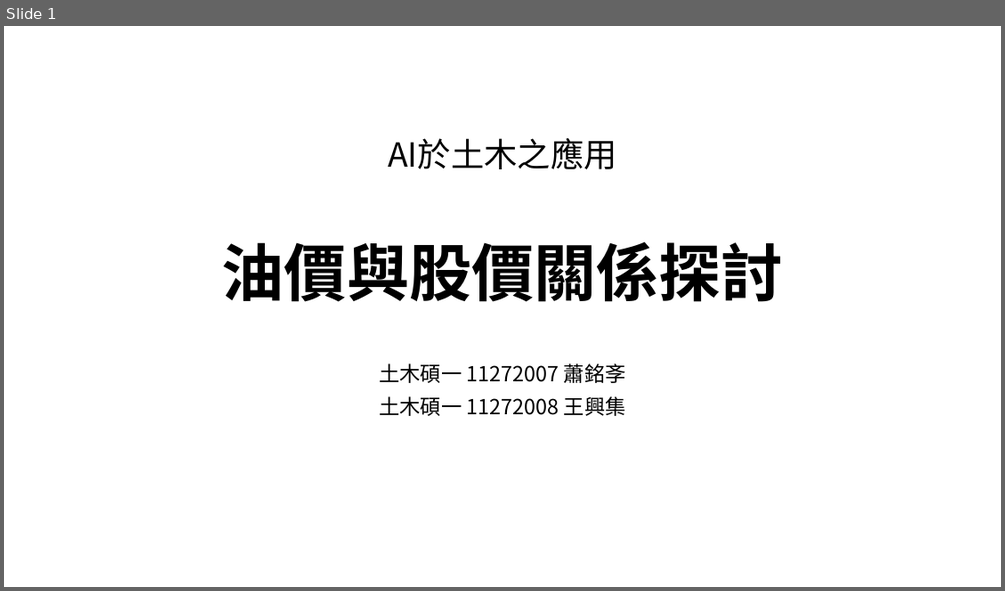
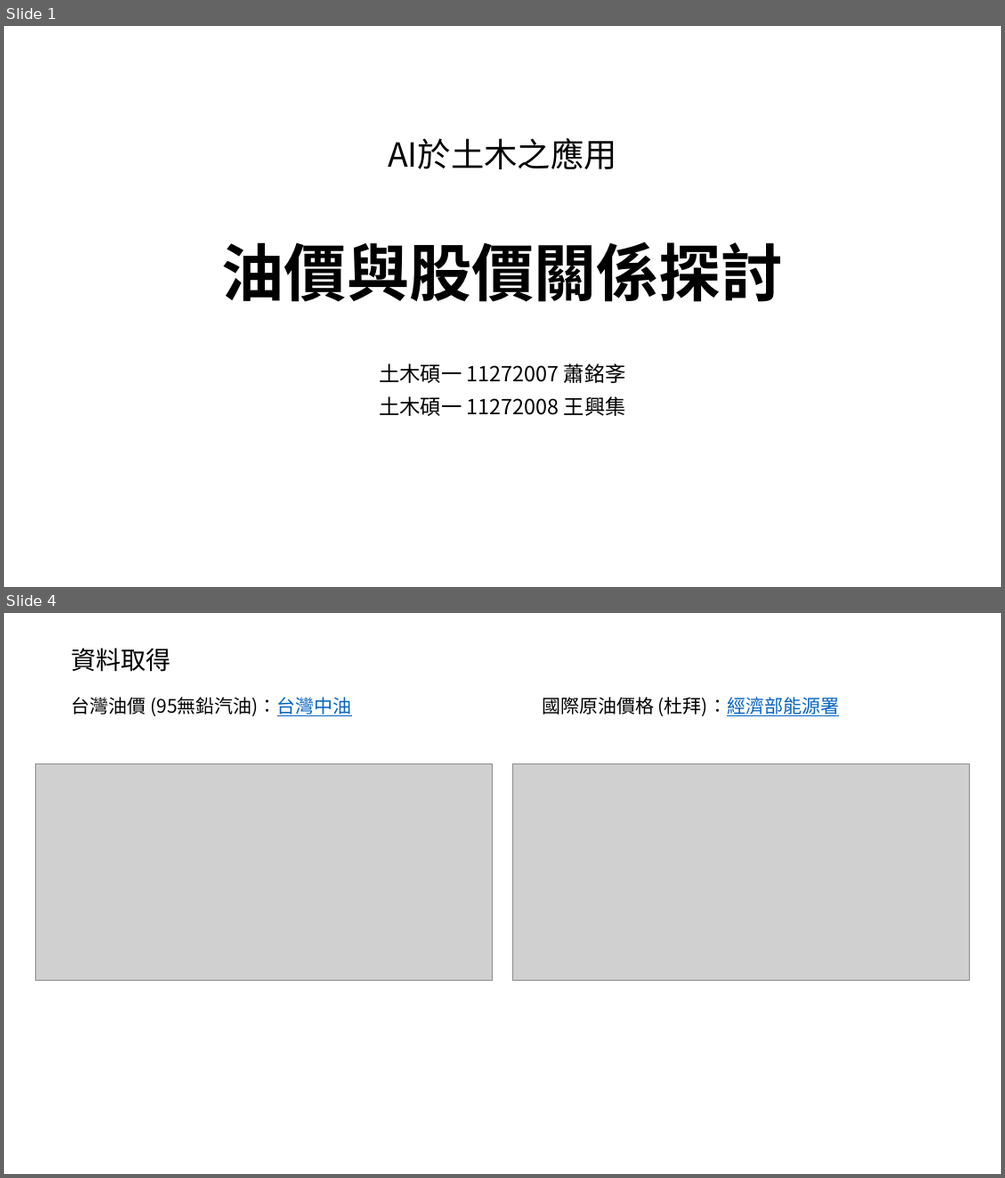
Before and after one commit to 11272007/cycu_ai2024, a slide deck: 20240611/期末報告.pptx. Shown one above the other, each under a label of ours: slide 1 before the commit, slides 1 and 4 after it; the slides between them are not shown. The pictures are 1005x591 and 1005x1178 pixels, drawn with LibreOffice and Linux fonts; fonts in the diff are those of the drawing; grey boxes stand for pictures. Boxes give left, top, right and bottom in pixels: in the first picture for what was removed or moved away, otherwise in the second. Text is boxed around its words. In the diff, an @@ line names an element or a change of style, - is before the commit and + after.

```diff
--- a/20240611/期末報告.pptx
+++ b/20240611/期末報告.pptx
@@ slide 4 added at [4,613,1001,1174], background #FFFFFF @@
@@ subtitle added at [72,648,171,672], 24 pt, text #000000 @@
+資料取得
@@ text added at [72,697,351,716], 18 pt, text #000000 @@
+台灣油價 (95無鉛汽油)：台灣中油
@@ text added at [542,697,839,716], 18 pt, text #000000 @@
+國際原油價格 (杜拜)：經濟部能源署
@@ picture added at [36,764,493,981] @@
@@ picture added at [513,764,970,981] @@
```
Also in this commit, not shown: 3 slides changed, 8 other slides added, 20 other files.
